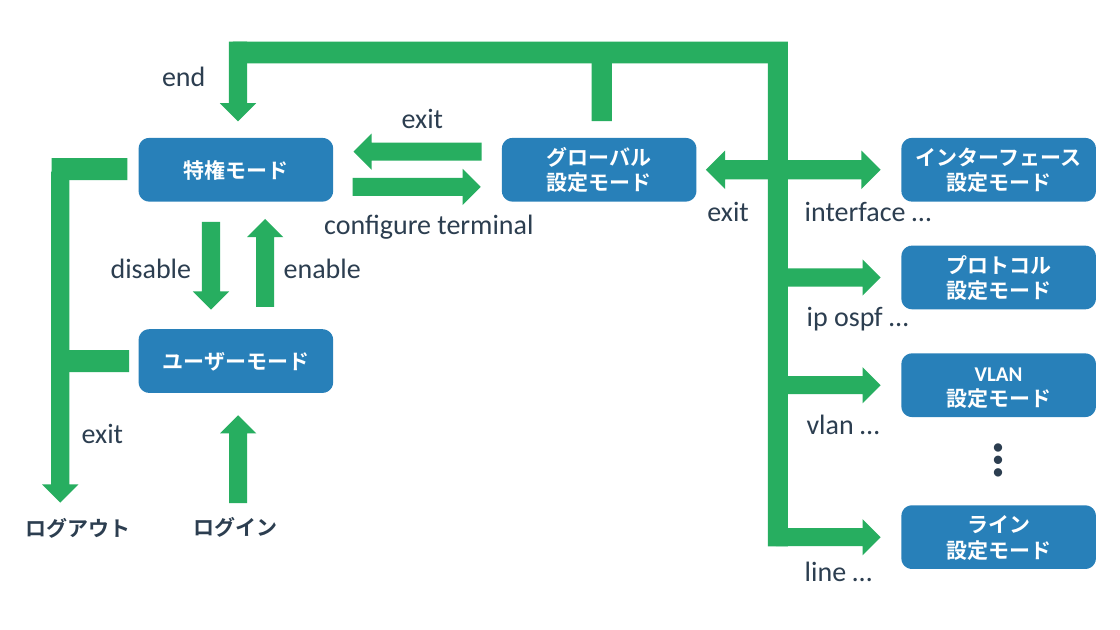
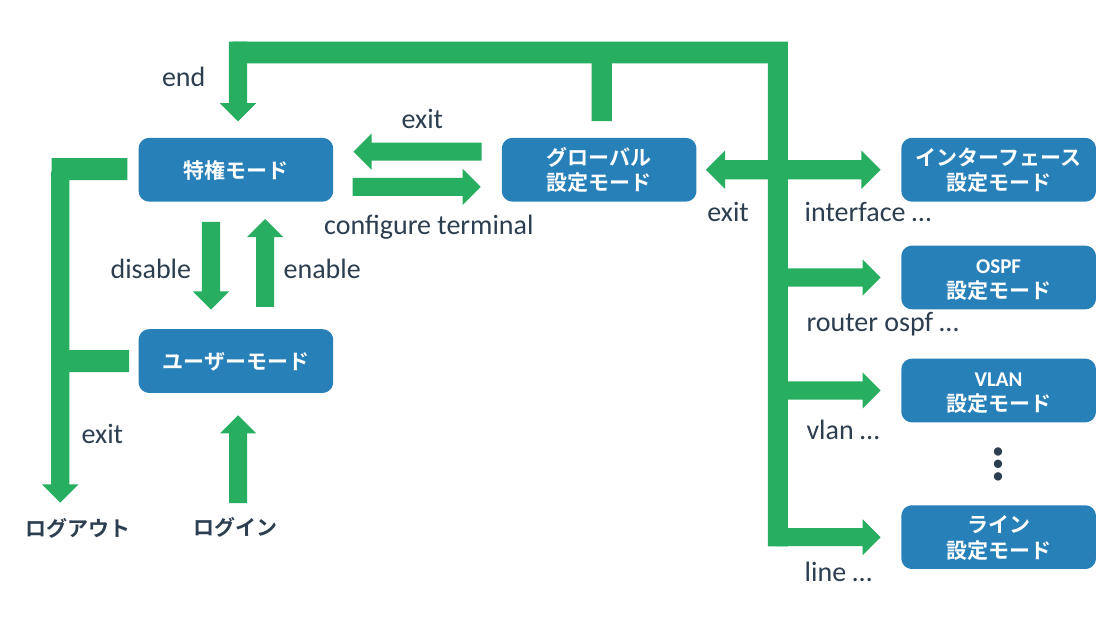
Before and after one commit to yuichi110/www.yuichi.com-network, a slide deck: slide 2 of slides/0020.pptx. Drawn at 1120x630 pixels with LibreOffice and Linux fonts; fonts in the diff are those of the drawing. Boxes give left, top, right and bottom in pixels: in the first picture for what was removed or moved away, otherwise in the second. Text is boxed around its words. In the diff, an @@ line names an element or a change of style, - is before the commit and + after.

```diff
--- a/slides/0020.pptx
+++ b/slides/0020.pptx
@@ text in rounded rectangle at (976,259,1021,273): text changed @@
-プロトコル
+OSPF
@@ text at (807,308,933,336): text changed @@
-ip ospf …
+router ospf …
@@ 2 texts, 1 rounded rectangle, 1 right arrow: place and size @@
-2 texts, 1 rounded rectangle, 1 right arrow at (776,354,1096,490)
+2 texts, 1 rounded rectangle, 1 right arrow at (776,359,1096,494)
```
Also in this commit, not shown: 3 slides added, 1 other file.
